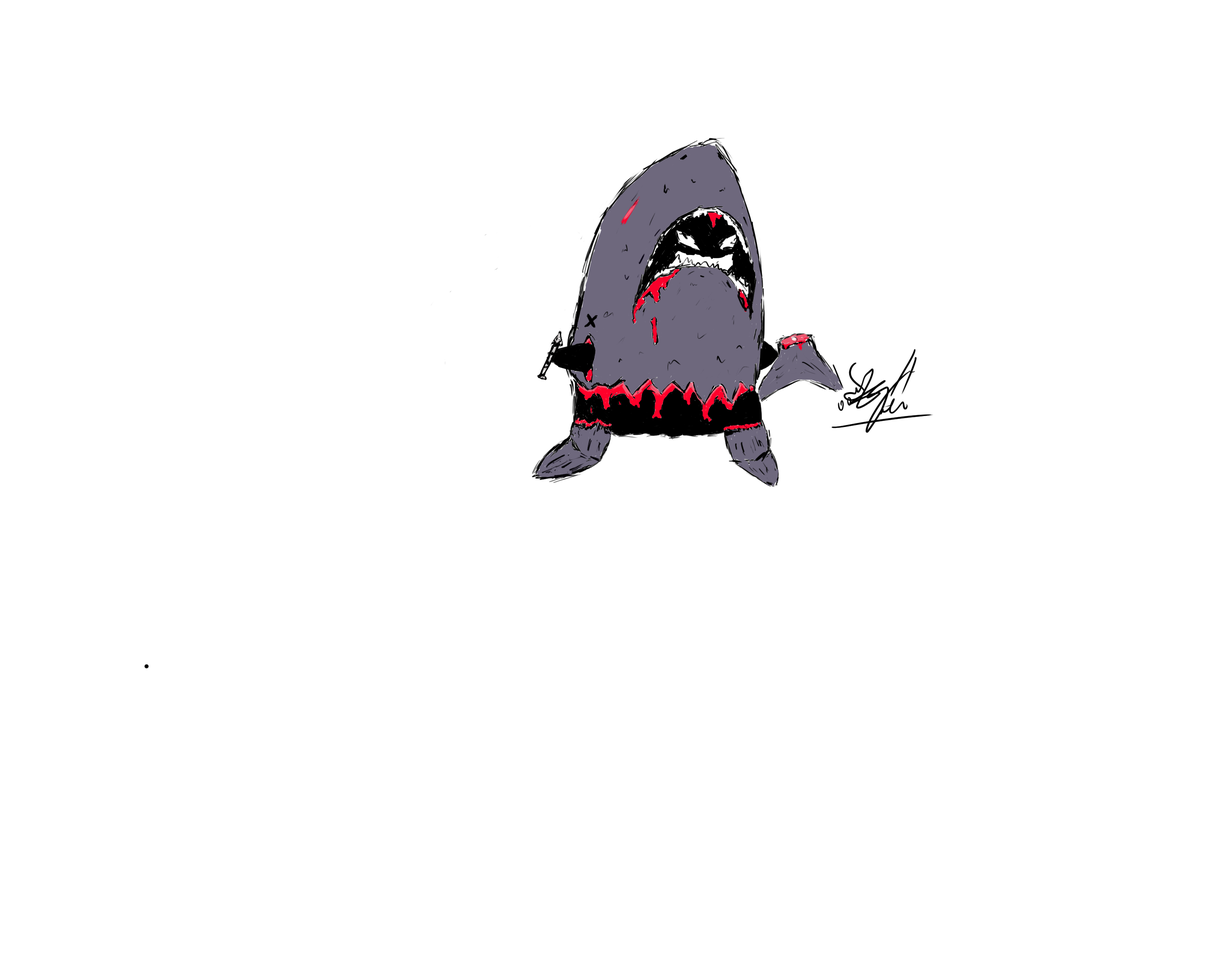
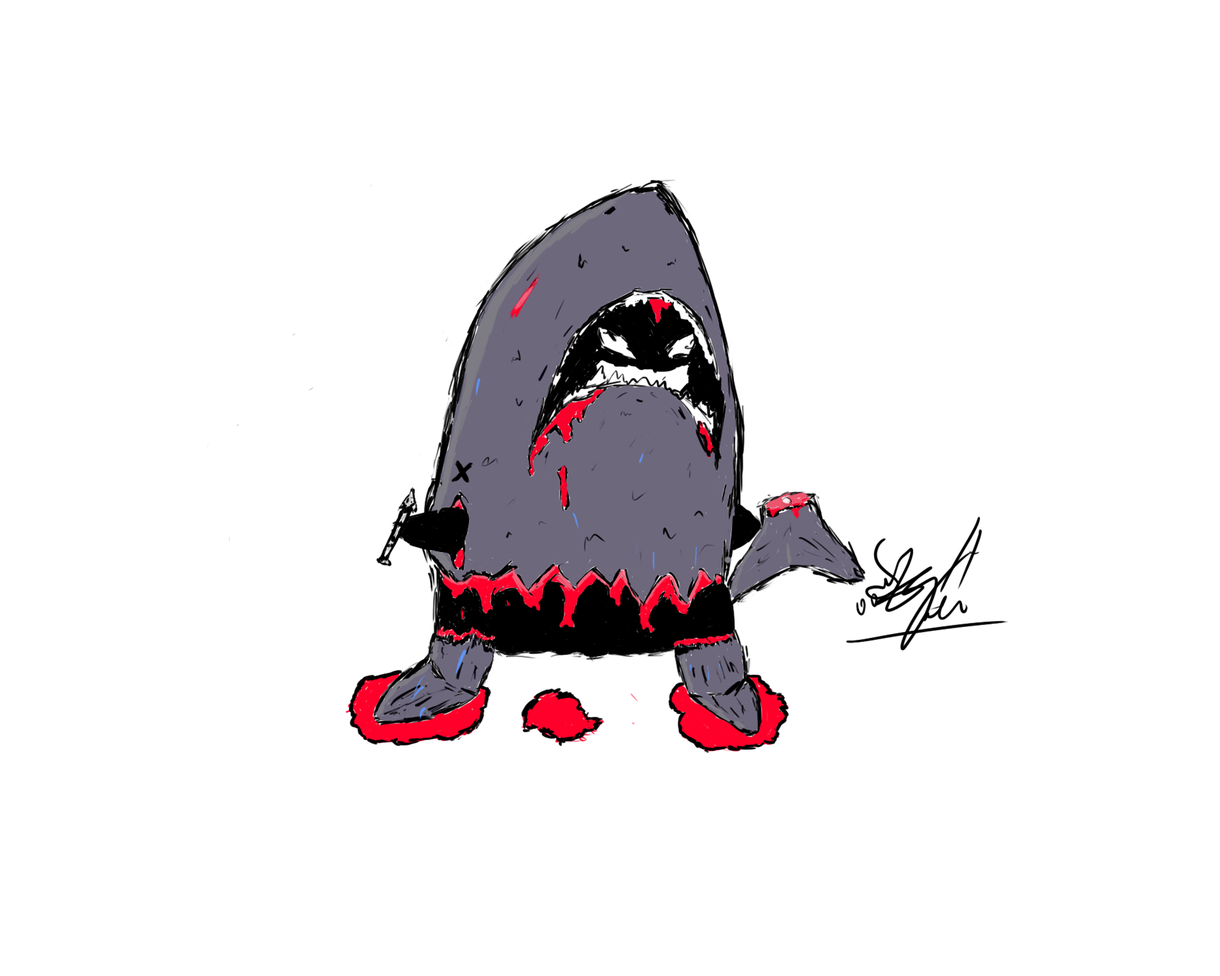
Layers edited between the first and the second (1220, 976) image:
painted on "Layer 0" over (143, 137, 1011, 754)
